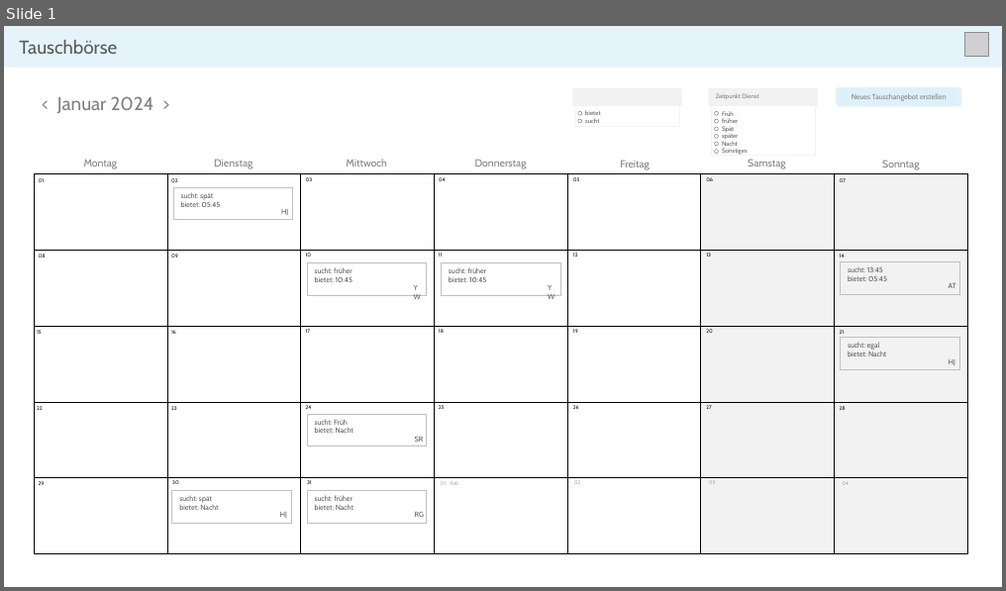
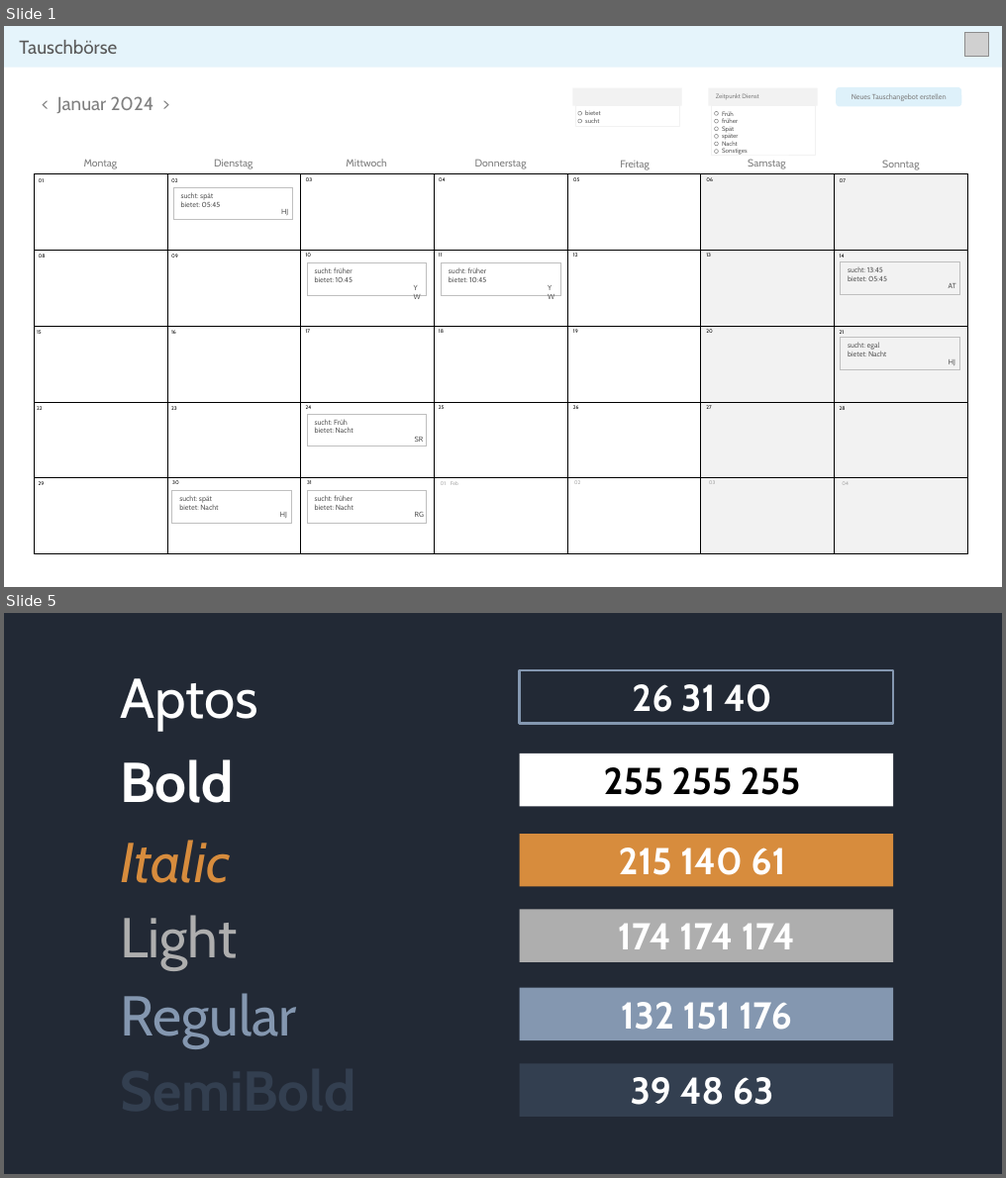
Before and after one commit to philippabele/shift-change-with-angular-draft-b, a slide deck: docs/Mockups.pptx. Shown one above the other, each under a label of ours: slide 1 before the commit, slides 1 and 5 after it; the slides between them are not shown. The pictures are 1006x591 and 1006x1178 pixels, drawn with LibreOffice and Linux fonts; fonts in the diff are those of the drawing; grey boxes stand for pictures; background and template pictures are left out. Boxes give left, top, right and bottom in pixels: in the first picture for what was removed or moved away, otherwise in the second. Text is boxed around its words. In the diff, an @@ line names an element or a change of style, - is before the commit and + after.

```diff
--- a/docs/Mockups.pptx
+++ b/docs/Mockups.pptx
@@ slide 5 added at [4, 613, 1002, 1174], background #222935 @@
@@ group added at [120, 670, 894, 1117]: 5 rectangles, 4 texts @@
+Bold
+Italic
+Regular
+255 255 255
+39 48 63
+132 151 176
+215 140 61
+26 31 40
+Aptos
@@ rectangle added at [520, 909, 894, 962], fill #AEAEAE, 36 pt, text #FFFFFF, bold @@
+174 174 174
@@ text added at [120, 915, 237, 970], 54 pt, text #AEAEAE @@
+Light
```
Also in this commit, not shown: 1 slide changed, 9 other slides added, 4 other files.
